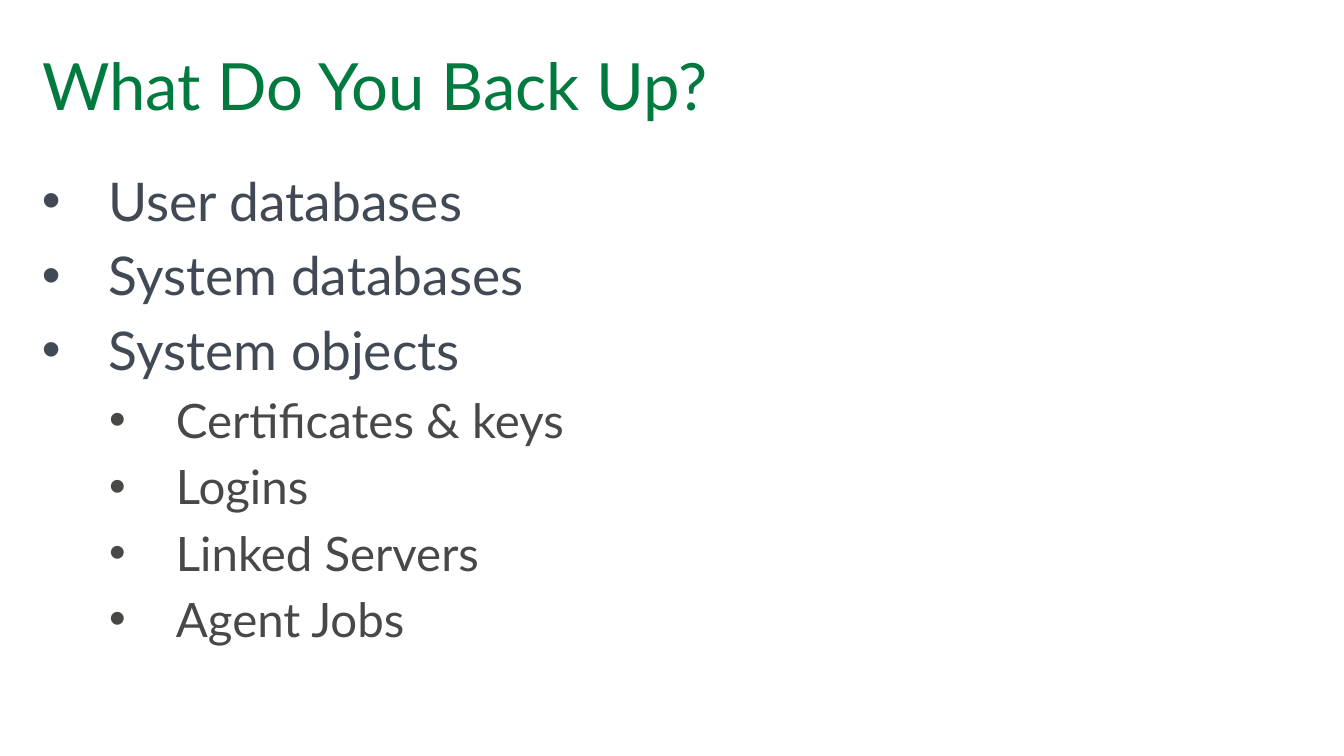
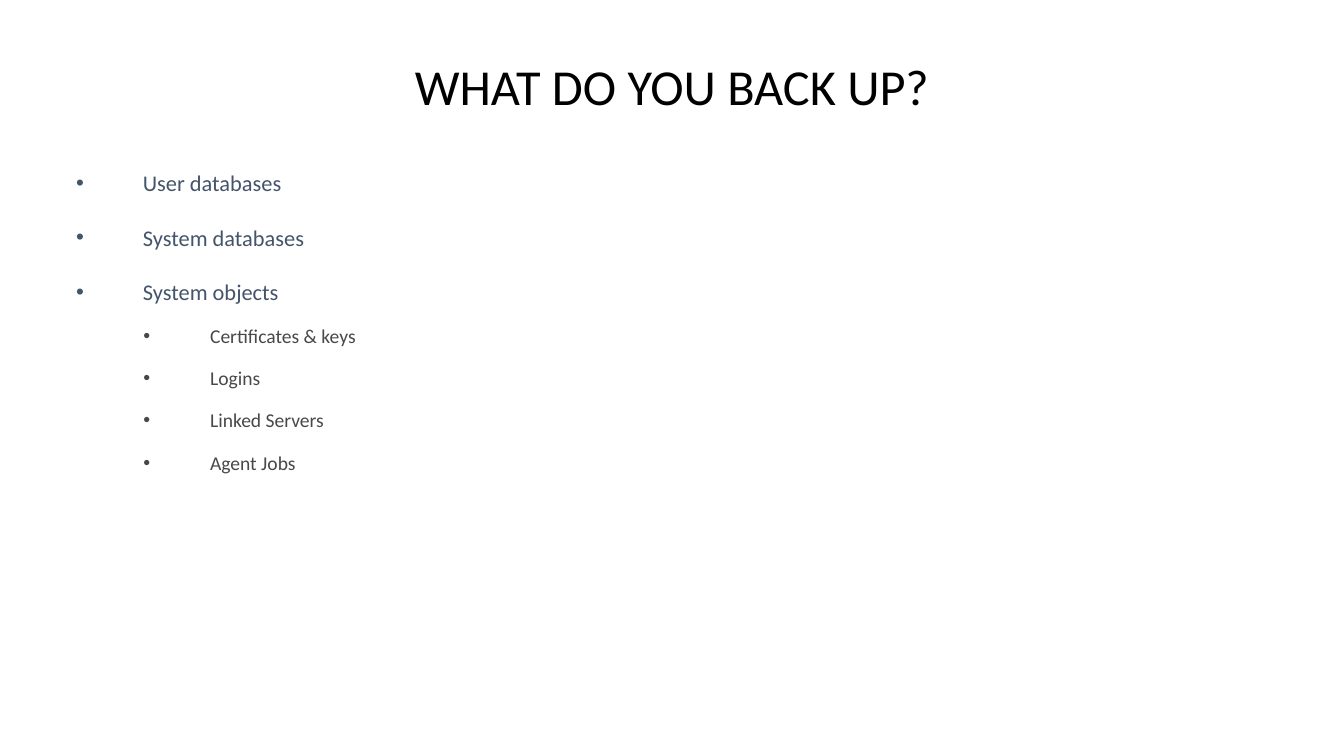
Before and after one commit to dataplat/community-presentations, a slide deck: slide 6 of andy-levy/BackupManagement/Backup Management with dbatools.pptx. Drawn at 1344x756 pixels with LibreOffice and Linux fonts; fonts in the diff are those of the drawing; background and template pictures are left out. Boxes give left, top, right and bottom in pixels: in the first picture for what was removed or moved away, otherwise in the second. Text is boxed around its words. In the diff, an @@ line names an element or a change of style, - is before the commit and + after.

```diff
--- a/andy-levy/BackupManagement/Backup Management with dbatools.pptx
+++ b/andy-levy/BackupManagement/Backup Management with dbatools.pptx
@@ title at (415, 70, 929, 106): text changed; size 44 to 34 pt; font Lato to Calibri; text colour #007A3E to #000000 @@
-What Do You Back Up?
+WHAT DO YOU BACK UP?
@@ text "User databases": place and size @@
-text "User databases" at (109, 181, 564, 646)
+text "User databases" at (143, 175, 355, 474)
@@ text "User databases" at (143, 175, 355, 474): size 36 to 15.1 pt, text colour #414A54 to #44546A in "User databases", "System databases", "System objects"; font Lato to Calibri; size 32 to 13.2 pt in "Certificates & keys", "Logins", "Linked Servers", "Agent Jobs"; line spacing 1 to 1.5; more space between paragraphs; less space between paragraphs @@
```
Also in this commit, not shown: 6 other slides changed, 1 other file.
